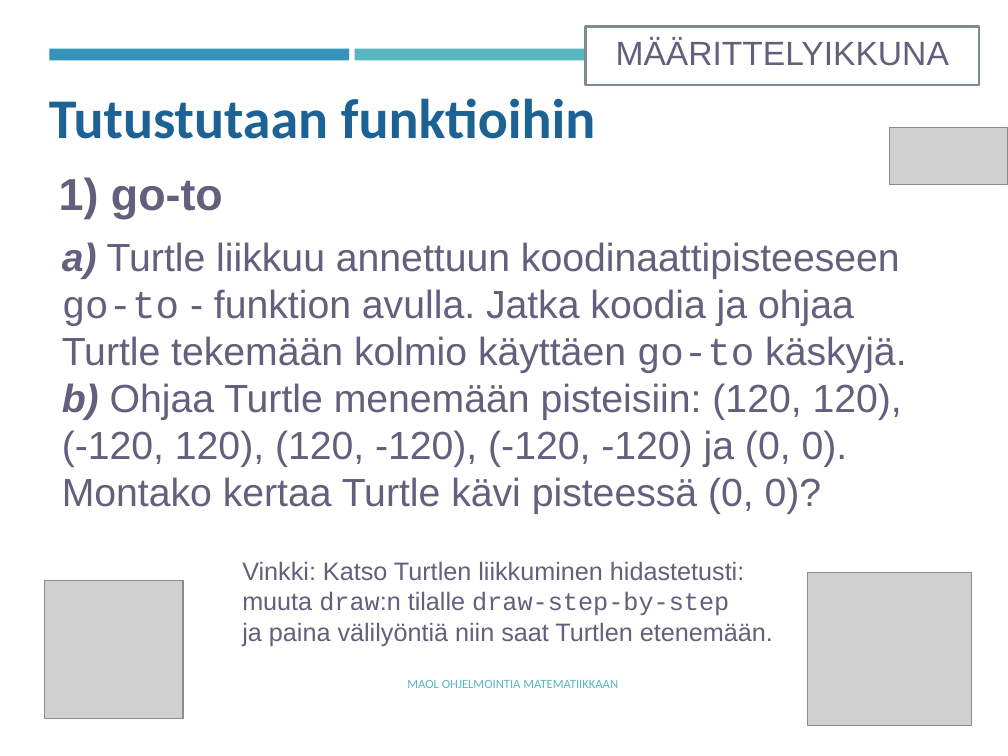
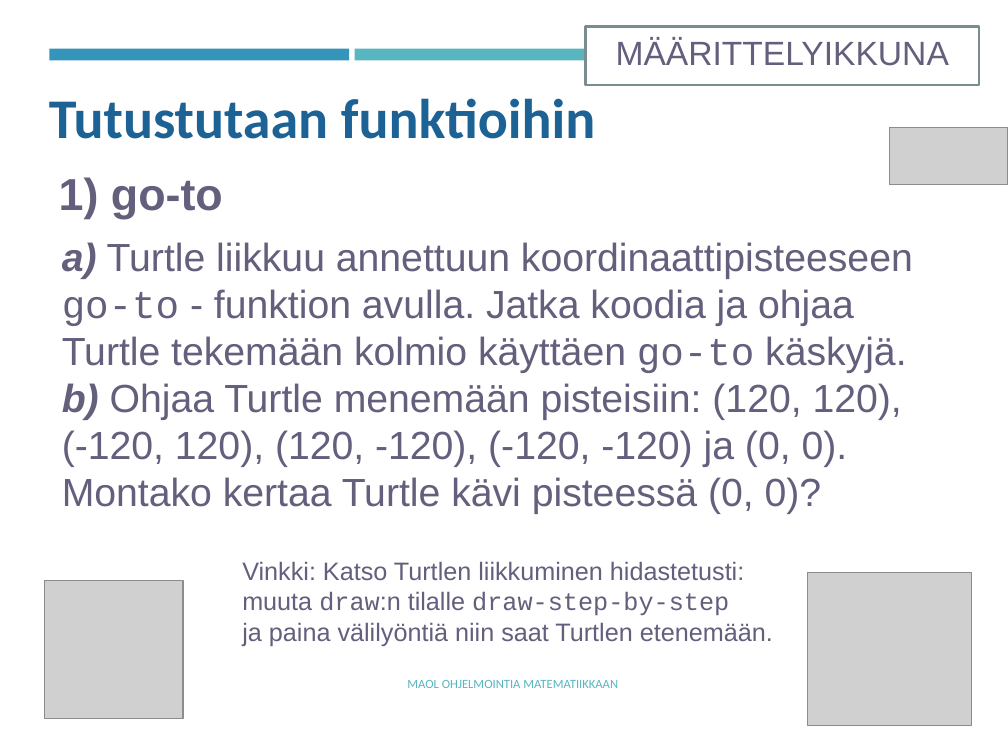
Before and after one commit to tyynetyyne/tyynetyyne.github.io, a slide deck: slide 5 of tehtavat/tiedostot/maol/power_point/Racket-MAOL-5-6-turtle2.pptx. Drawn at 1008x756 pixels with LibreOffice and Linux fonts; fonts in the diff are those of the drawing; grey boxes stand for pictures. Boxes give left, top, right and bottom in pixels: in the first picture for what was removed or moved away, otherwise in the second. Text is boxed around its words. In the diff, an @@ line names an element or a change of style, - is before the commit and + after.

```diff
--- a/tehtavat/tiedostot/maol/power_point/Racket-MAOL-5-6-turtle2.pptx
+++ b/tehtavat/tiedostot/maol/power_point/Racket-MAOL-5-6-turtle2.pptx
@@ text at (62, 242, 913, 373): text changed @@
-a) Turtle liikkuu annettuun koodinaattipisteeseen go-to - funktion avulla. Jatka koodia ja ohjaa Turtle tekemään kolmio käyttäen go-to käskyjä.
+a) Turtle liikkuu annettuun koordinaattipisteeseen go-to - funktion avulla. Jatka koodia ja ohjaa Turtle tekemään kolmio käyttäen go-to käskyjä.
```
Also in this commit, not shown: 3 other slides changed, 1 other file.
